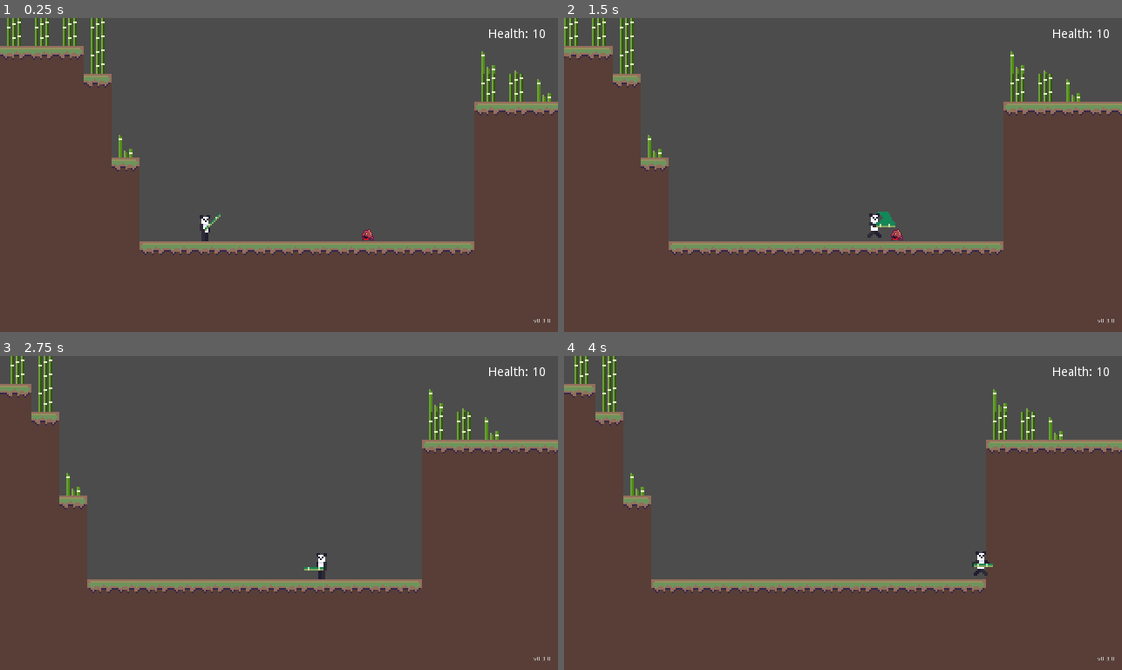
Above: before the commit, frames 1-4 (two rows, left to right).
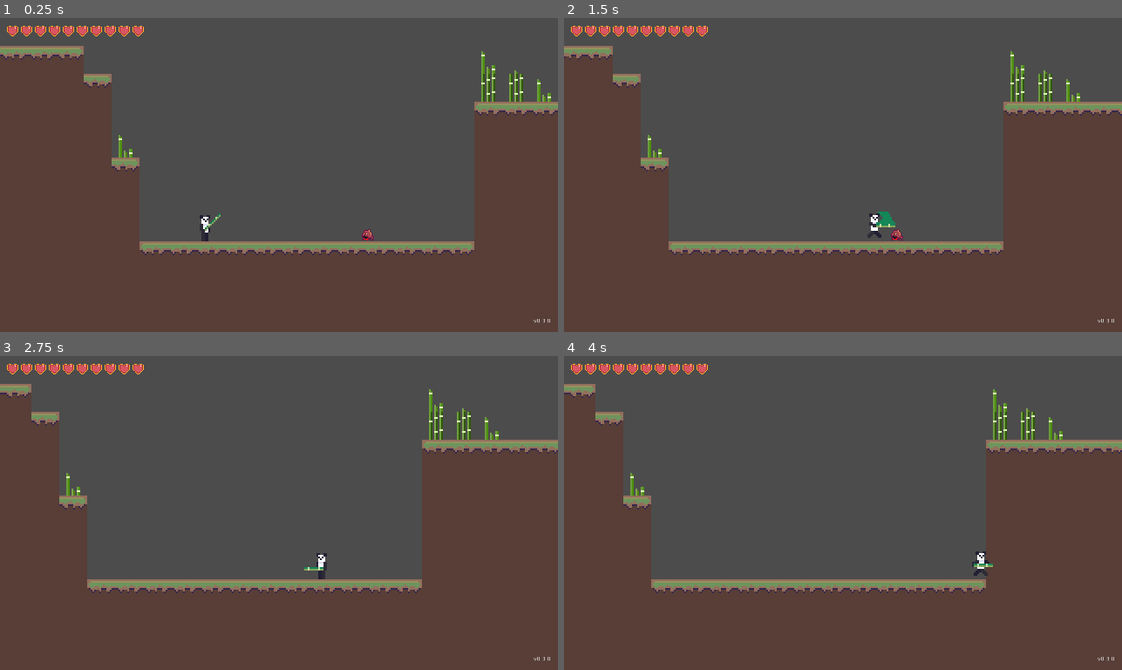
Above: after the commit, the same moments.

Repository: dashedstripes/panda-platformer
Game: Godot game, scene res://Levels/Level 1.tscn
Same seed, same stepped clock (60 frames per second), same inputs: the game is played once before the commit and once after it.
Inputs:
- Up to frame 1 (0.25 s): no input
- Up to frame 2 (1.5 s): tap Enter (attack) at 0.5, 0.6, 1.35 s; hold D (move_right) from 0.53 s (still down); tap Space (jump) at 0.77 s
- Up to frame 3 (2.75 s): tap Space (jump) at 1.52 s; release D (move_right) at 2.03 s; hold A (move_left) from 2.03 s (still down); tap Enter (attack) at 2.1 s
- Up to frame 4 (4 s): release A (move_left) at 2.78 s; hold D (move_right) from 2.78 s (still down); tap Enter (attack) at 2.85, 3.6 s; tap Space (jump) at 3.02, 3.77 s

The runs differ from the first frame. In frame 1, 1.3% of the frame differs, in the area x 1-98%, y 0-18%; in frame 2, 1.2%; in frame 3, 1.1%; in frame 4, 1.1%.

Commit message:
add heart container

Diff:
--- a/Hitbox.tscn
+++ b/Hitbox/Hitbox.tscn
@@ -1,6 +1,7 @@
 [gd_scene load_steps=3 format=2]
 
-[ext_resource path="res://Hitbox.gd" type="Script" id=1]
+[ext_resource path="res://Hitbox/Hitbox.gd" type="Script" id=1]
+
 
 [sub_resource type="RectangleShape2D" id=1]
 
--- a/Levels/Level 1.tscn
+++ b/Levels/Level 1.tscn
@@ -4,7 +4,7 @@
 [ext_resource path="res://Assets/Ground.png" type="Texture" id=2]
 [ext_resource path="res://Assets/Bamboo.png" type="Texture" id=3]
 [ext_resource path="res://Enemy/Enemy.tscn" type="PackedScene" id=4]
-[ext_resource path="res://UI/Health Bar.gd" type="Script" id=5]
+[ext_resource path="res://UI/HeartsContainer.tscn" type="PackedScene" id=6]
 
 [sub_resource type="ConvexPolygonShape2D" id=1]
 points = PoolVector2Array( 16, 16, 0, 16, 0, 0, 16, 0 )
@@ -236,7 +236,7 @@
 tile_set = SubResource( 8 )
 cell_size = Vector2( 16, 16 )
 format = 1
-tile_data = PoolIntArray( -131072, 1, 0, -131071, 1, 0, -131070, 1, 0, -131069, 1, 0, -65536, 0, 0, -65535, 0, 0, -65534, 0, 0, -65533, 0, 0, 0, 0, 0, 1, 0, 0, 2, 0, 0, 3, 0, 0, 65539, 0, 0, 65553, 1, 0, 65554, 2, 0, 131089, 0, 0, 131090, 0, 0, 131091, 1, 0, 262148, 1, 0 )
+tile_data = PoolIntArray( 65553, 1, 0, 65554, 2, 0, 131089, 0, 0, 131090, 0, 0, 131091, 1, 0, 262148, 1, 0 )
 
 [node name="Player" parent="." instance=ExtResource( 1 )]
 position = Vector2( 117.703, 99.0922 )
@@ -249,21 +249,9 @@
 limit_bottom = 180
 smoothing_enabled = true
 
-[node name="CanvasLayer" type="CanvasLayer" parent="."]
-
-[node name="Health Bar" type="Label" parent="CanvasLayer"]
-margin_left = 280.0
-margin_top = 6.0
-margin_right = 346.0
-margin_bottom = 20.0
-rect_scale = Vector2( 0.5, 0.5 )
-text = "Health: 10"
-script = ExtResource( 5 )
-__meta__ = {
-"_edit_use_anchors_": false
-}
-
-[node name="Version" type="Label" parent="CanvasLayer"]
+[node name="UI" type="CanvasLayer" parent="."]
+
+[node name="Version" type="Label" parent="UI"]
 margin_left = 306.184
 margin_top = 172.485
 margin_right = 345.184
@@ -274,6 +262,10 @@
 "_edit_use_anchors_": false
 }
 
+[node name="HeartsContainer" parent="UI" instance=ExtResource( 6 )]
+margin_right = 120.0
+margin_bottom = 25.0
+
 [node name="Enemy" parent="." instance=ExtResource( 4 )]
 position = Vector2( 211, 124 )
-[connection signal="on_health_change" from="Player" to="CanvasLayer/Health Bar" method="_on_Player_on_health_change"]
+[connection signal="on_health_change" from="Player" to="UI/HeartsContainer" method="_on_Player_on_health_change"]
--- a/Player/Player.gd
+++ b/Player/Player.gd
@@ -2,6 +2,7 @@
 
 signal on_health_change
 
+onready var weapon = $Weapon
 onready var sprite = $AnimatedSprite
 onready var health = $Health
 
@@ -18,8 +19,10 @@
 func set_sprite_direction():
 	if(direction == Vector2.LEFT):
 		sprite.flip_h = true
+		weapon.position.x = -14
 	if(direction == Vector2.RIGHT):
 		sprite.flip_h = false
+		weapon.position.x = 0
 
 func apply_gravity(delta):
 	velocity.y += gravity * delta
--- a/Player/Player.tscn
+++ b/Player/Player.tscn
@@ -1,7 +1,7 @@
 [gd_scene load_steps=20 format=2]
 
 [ext_resource path="res://Assets/Player.png" type="Texture" id=1]
-[ext_resource path="res://HealthController.gd" type="Script" id=2]
+[ext_resource path="res://Actor/HealthController.gd" type="Script" id=2]
 [ext_resource path="res://State/StateMachine.tscn" type="PackedScene" id=3]
 [ext_resource path="res://Player/Idle.gd" type="Script" id=4]
 [ext_resource path="res://Player/Run.gd" type="Script" id=5]
@@ -10,7 +10,7 @@
 [ext_resource path="res://Player/Idle Attack.gd" type="Script" id=8]
 [ext_resource path="res://Player/Run Attack.gd" type="Script" id=9]
 [ext_resource path="res://Player/Player.gd" type="Script" id=10]
-[ext_resource path="res://Hitbox.tscn" type="PackedScene" id=11]
+[ext_resource path="res://Hitbox/Hitbox.tscn" type="PackedScene" id=11]
 
 [sub_resource type="RectangleShape2D" id=1]
 extents = Vector2( 3, 7 )
--- a/State/StateMachine.gd
+++ b/State/StateMachine.gd
@@ -2,7 +2,7 @@
 
 class_name StateMachine
 
-const DEBUG = true
+const DEBUG = false
 
 var state = {}
 var history = []
--- /dev/null
+++ b/UI/HeartsContainer.gd
@@ -0,0 +1,22 @@
+extends Control
+
+const draw_vector = Vector2(10, 10)
+const margin = Vector2(20, 0)
+
+var num_of_hearts = 10
+
+export (Texture) var heart_texture setget _set_heart_texture
+
+func _set_heart_texture(value):
+	heart_texture = value
+	update()
+
+func _draw():
+	for i in range(num_of_hearts):
+		draw_set_transform(Vector2.ZERO, 0, Vector2(0.4, 0.4))
+		draw_texture(heart_texture, draw_vector + margin * i)
+
+
+func _on_Player_on_health_change(new_health):
+	num_of_hearts = new_health
+	update()
--- /dev/null
+++ b/UI/HeartsContainer.tscn
@@ -0,0 +1,11 @@
+[gd_scene load_steps=3 format=2]
+
+[ext_resource path="res://Assets/Heart.png" type="Texture" id=1]
+[ext_resource path="res://UI/HeartsContainer.gd" type="Script" id=2]
+
+[node name="HeartsContainer" type="Control"]
+script = ExtResource( 2 )
+__meta__ = {
+"_edit_use_anchors_": false
+}
+heart_texture = ExtResource( 1 )
Renamed: HealthController.gd -> Actor/HealthController.gd
Binary file added: Assets/Heart.png
Not shown, added: Assets/Heart.png.import
Renamed: Hitbox.gd -> Hitbox/Hitbox.gd
